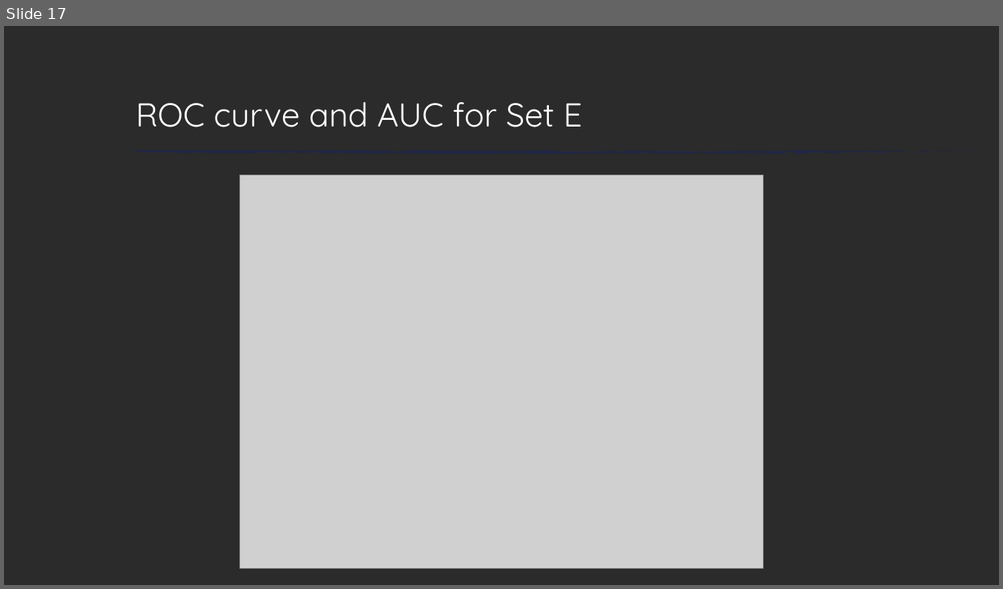
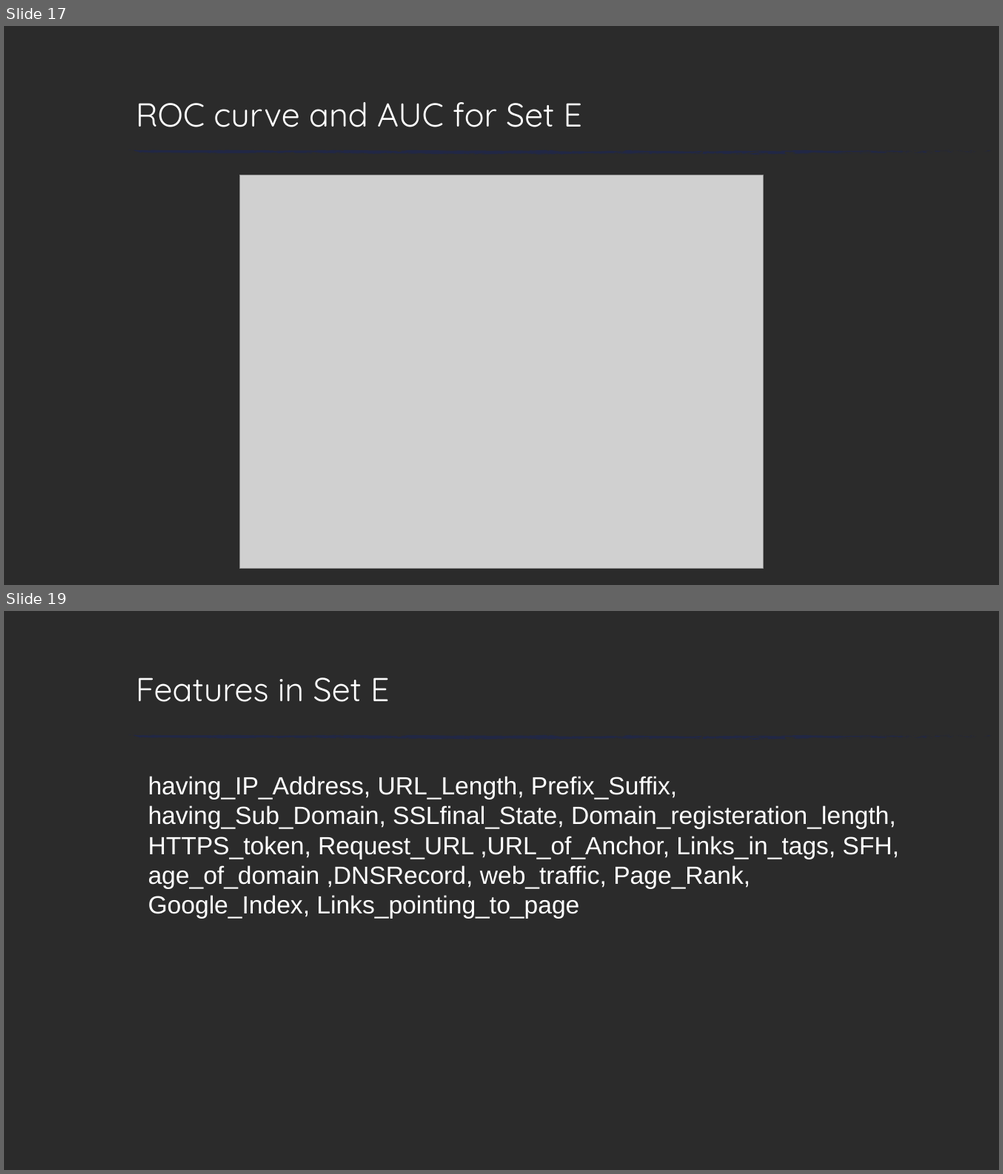
Before and after one commit to zxz003/phishing_Detect, a slide deck: Docs/FinalPresentation.pptx. Shown one above the other, each under a label of ours: slide 17 before the commit, slides 17 and 19 after it; the slides between them are not shown. The pictures are 1003x589 and 1003x1174 pixels, drawn with LibreOffice and Linux fonts; fonts in the diff are those of the drawing; grey boxes stand for pictures; background and template pictures are left out; a plain dark background stands for a picture behind light text. Boxes give left, top, right and bottom in pixels: in the first picture for what was removed or moved away, otherwise in the second. Text is boxed around its words. In the diff, an @@ line names an element or a change of style, - is before the commit and + after.

```diff
--- a/Docs/FinalPresentation.pptx
+++ b/Docs/FinalPresentation.pptx
@@ slide 19 added at box(4, 611, 999, 1170), background picture (left out); not listed: 74 template elements that a slide beside it also shows @@
@@ title added at box(136, 678, 389, 702), 32 pt, text #FFFFFF @@
+Features in Set E
@@ text added at box(148, 776, 899, 919), 24 pt, text #FFFFFF @@
+having_IP_Address, URL_Length, Prefix_Suffix, having_Sub_Domain, SSLfinal_State, Domain_registeration_length, HTTPS_token, Request_URL ,URL_of_Anchor, Links_in_tags, SFH, age_of_domain ,DNSRecord, web_traffic, Page_Rank, Google_Index, Links_pointing_to_page
```
Also in this commit, not shown: 11 slides changed.
